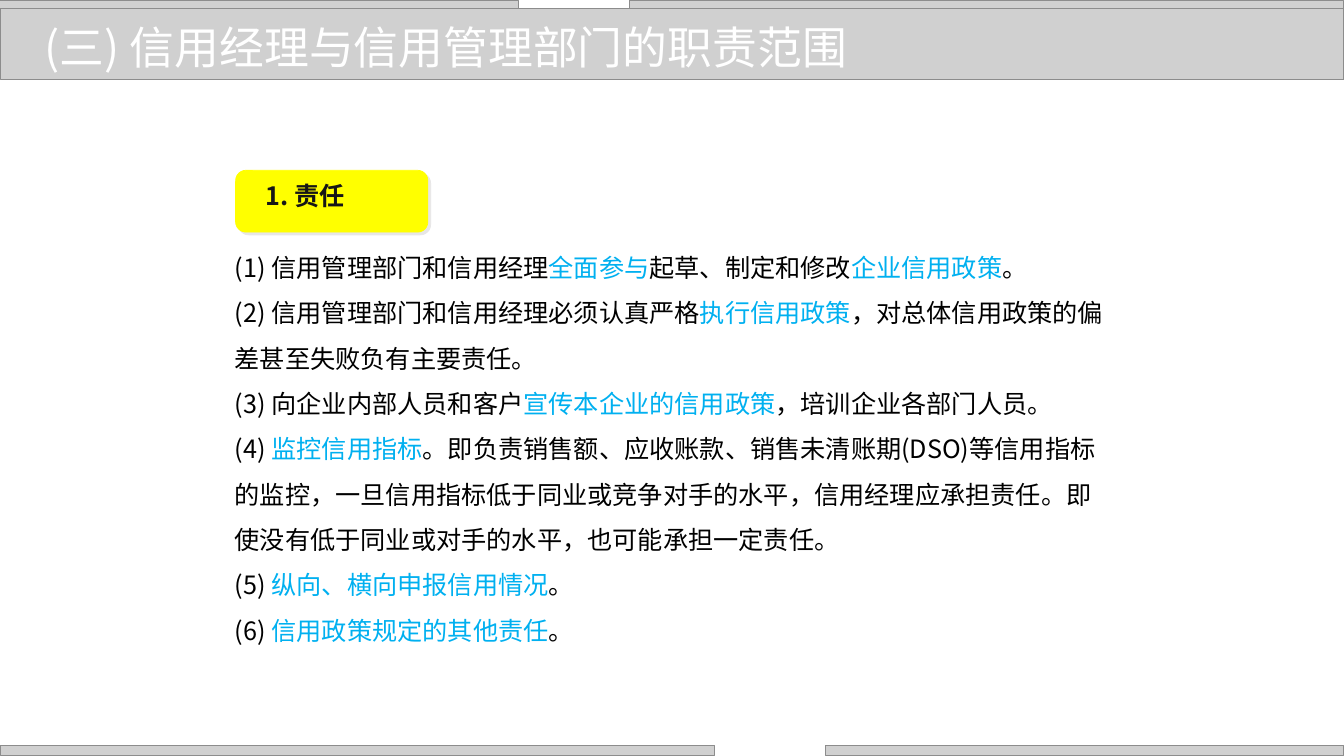
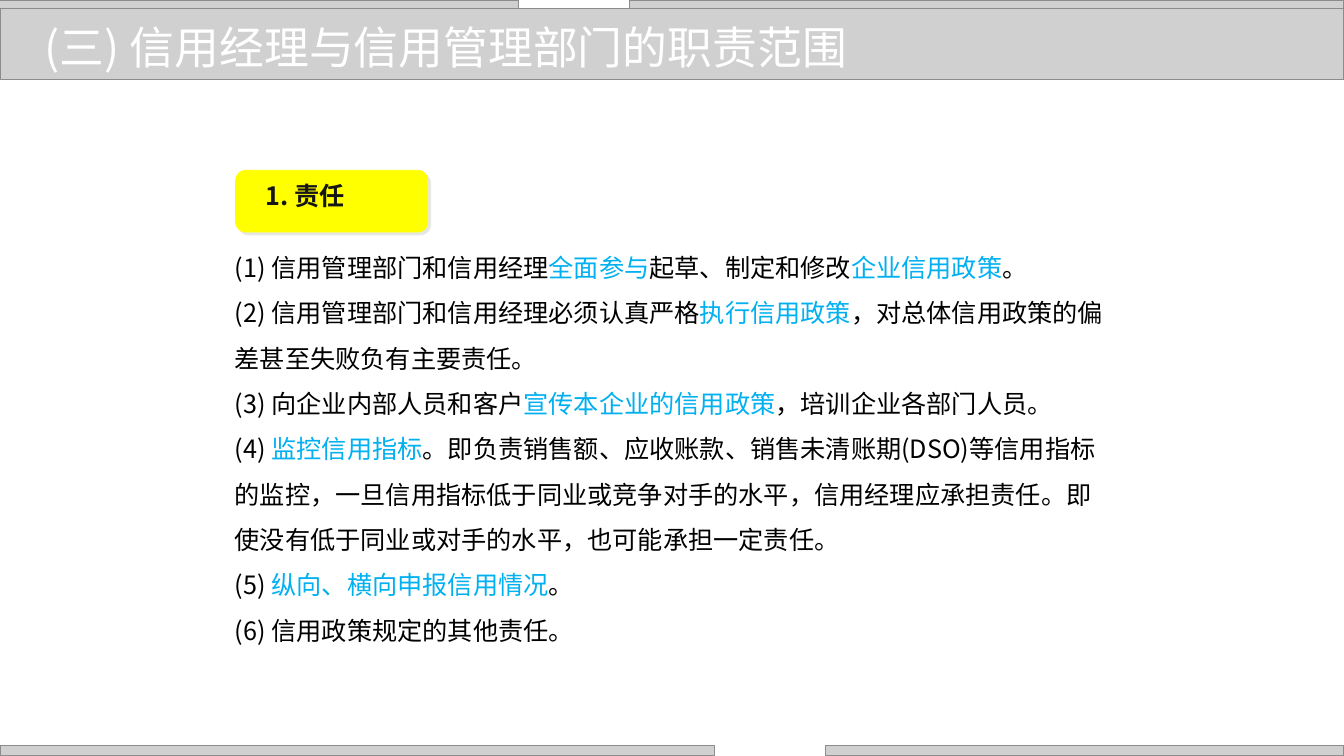
Before and after one commit to zhangjianzhang/internet_credit, a slide deck: slide 17 of files/slides/lecture_8.pptx. Drawn at 1344x756 pixels with LibreOffice and Linux fonts; fonts in the diff are those of the drawing; grey boxes stand for pictures; background and template pictures are left out. Boxes give left, top, right and bottom in pixels: in the first picture for what was removed or moved away, otherwise in the second. Text is boxed around its words. In the diff, an @@ line names an element or a change of style, - is before the commit and + after.

```diff
--- a/files/slides/lecture_8.pptx
+++ b/files/slides/lecture_8.pptx
@@ text at <box>235,618,573,645</box>: text colour #00B0F0 to #000000 in "信用政策规定的其他责任。" @@
```
Also in this commit, not shown: 10 other slides changed, 5 slides removed, 10 other files.
